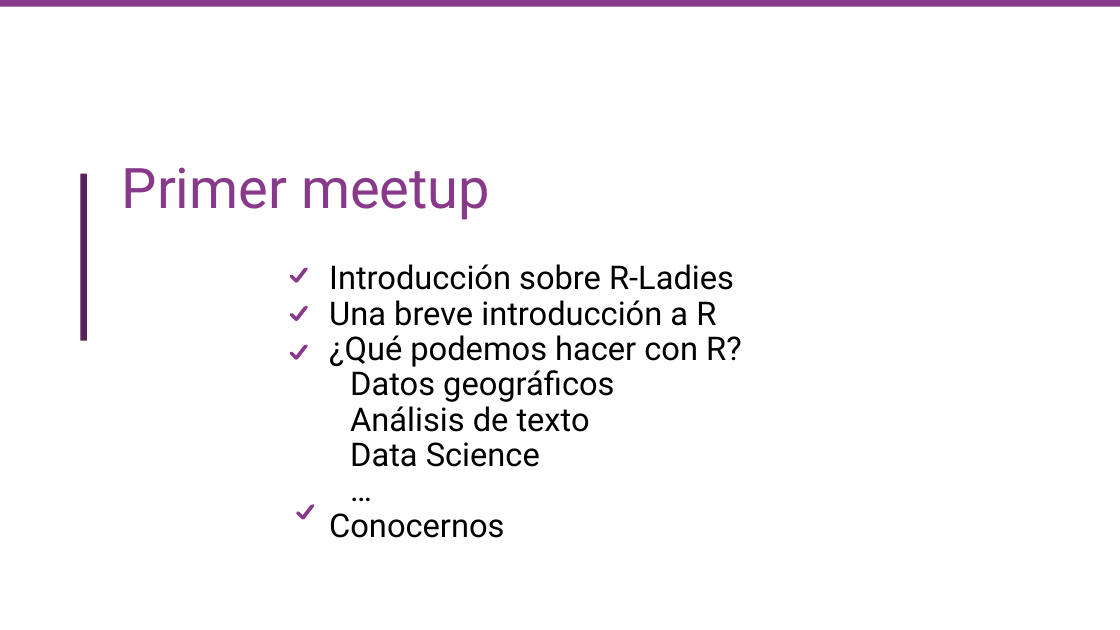
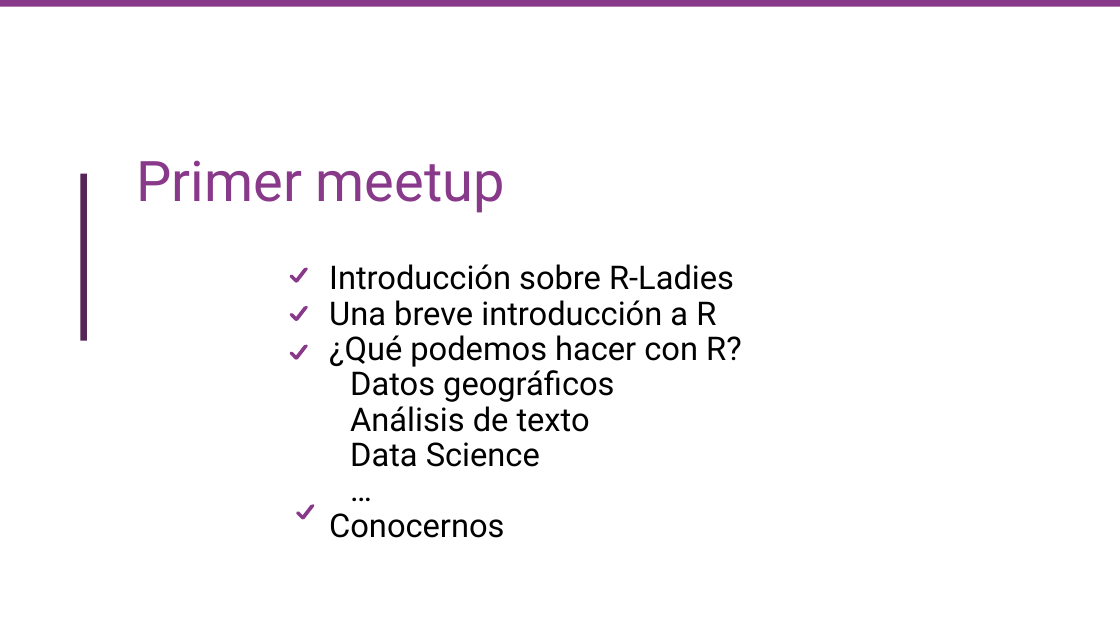
Before and after one commit to rladies/meetup-presentations_santiago, a slide deck: slide 3 of Meetup/Primer meetup R-Ladies Santiago SEPTIEMBRE/1. RLadiesSantiago.pptx. Drawn at 1120x630 pixels with LibreOffice and Linux fonts; fonts in the diff are those of the drawing; background and template pictures are left out. Boxes give left, top, right and bottom in pixels: in the first picture for what was removed or moved away, otherwise in the second. Text is boxed around its words. In the diff, an @@ line names an element or a change of style, - is before the commit and + after.

Commit message:
Presentación, código y archivos del segundo meetup - Manejo inicial de datos

```diff
--- a/Meetup/Primer meetup R-Ladies Santiago SEPTIEMBRE/1. RLadiesSantiago.pptx
+++ b/Meetup/Primer meetup R-Ladies Santiago SEPTIEMBRE/1. RLadiesSantiago.pptx
@@ title "Primer meetup": place and size @@
-title "Primer meetup" at bbox=[122, 167, 490, 220]
+title "Primer meetup" at bbox=[137, 160, 505, 213]
```
Also in this commit, not shown: 2 other slides changed, 4 other files.
